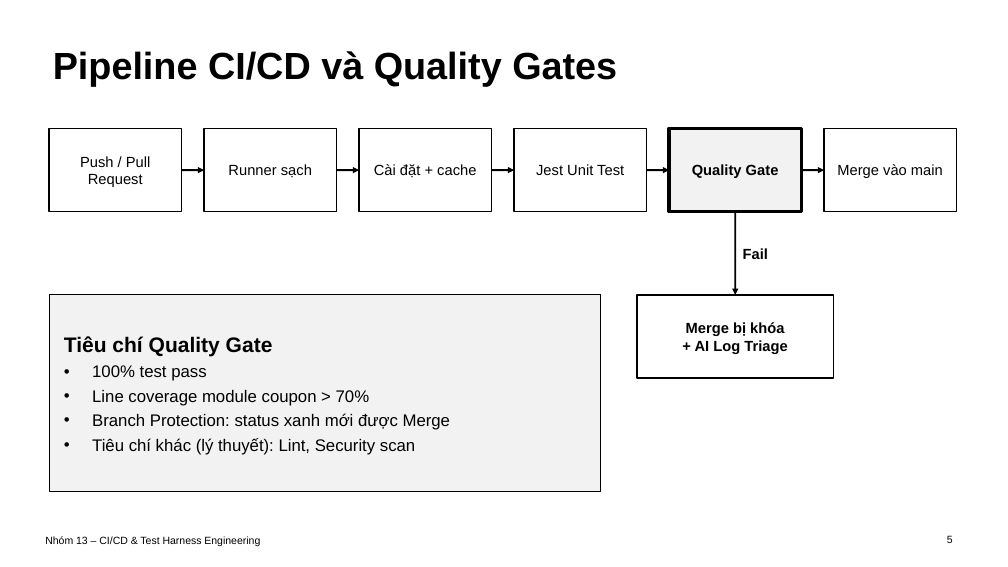
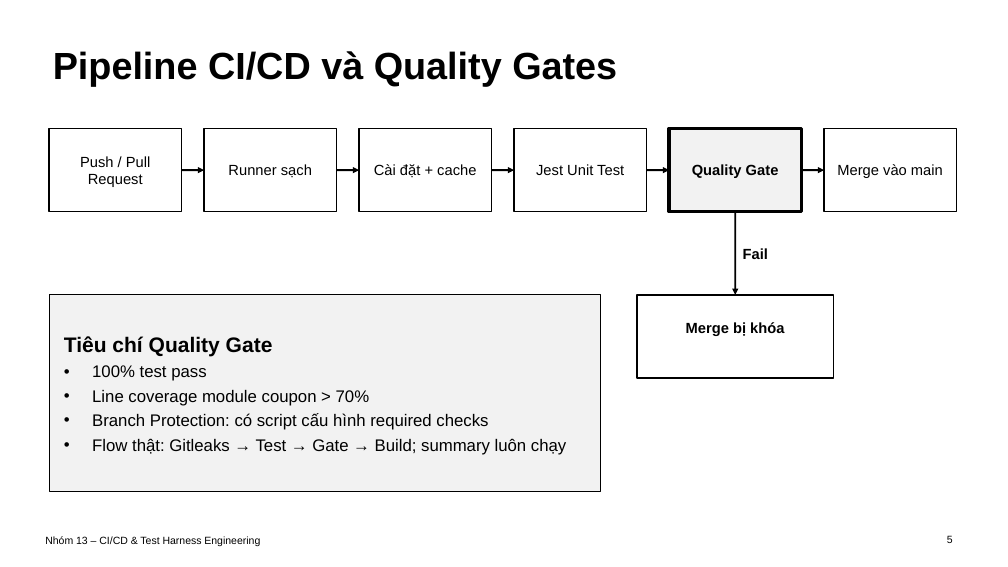
Before and after one commit to SoftwareTesting-Group13/eshop-sut-seminar, a slide deck: slide 5 of docs/seminar_slide.pptx. Drawn at 1008x567 pixels with LibreOffice and Linux fonts; fonts in the diff are those of the drawing. Boxes give left, top, right and bottom in pixels: in the first picture for what was removed or moved away, otherwise in the second. Text is boxed around its words. In the diff, an @@ line names an element or a change of style, - is before the commit and + after.

Commit message:
docs: update seminar slide and evidence after Consistency Cross-Check

```diff
--- a/docs/seminar_slide.pptx
+++ b/docs/seminar_slide.pptx
@@ text in rectangle at box(695, 340, 787, 354): paragraph removed @@
-+ AI Log Triage
@@ text in rectangle at box(92, 413, 566, 455): text changed @@
-• Branch Protection: status xanh mới được Merge
-• Tiêu chí khác (lý thuyết): Lint, Security scan
+• Branch Protection: có script cấu hình required checks
+• Flow thật: Gitleaks → Test → Gate → Build; summary luôn chạy
```
Also in this commit, not shown: 10 other slides changed, 3 other files.
